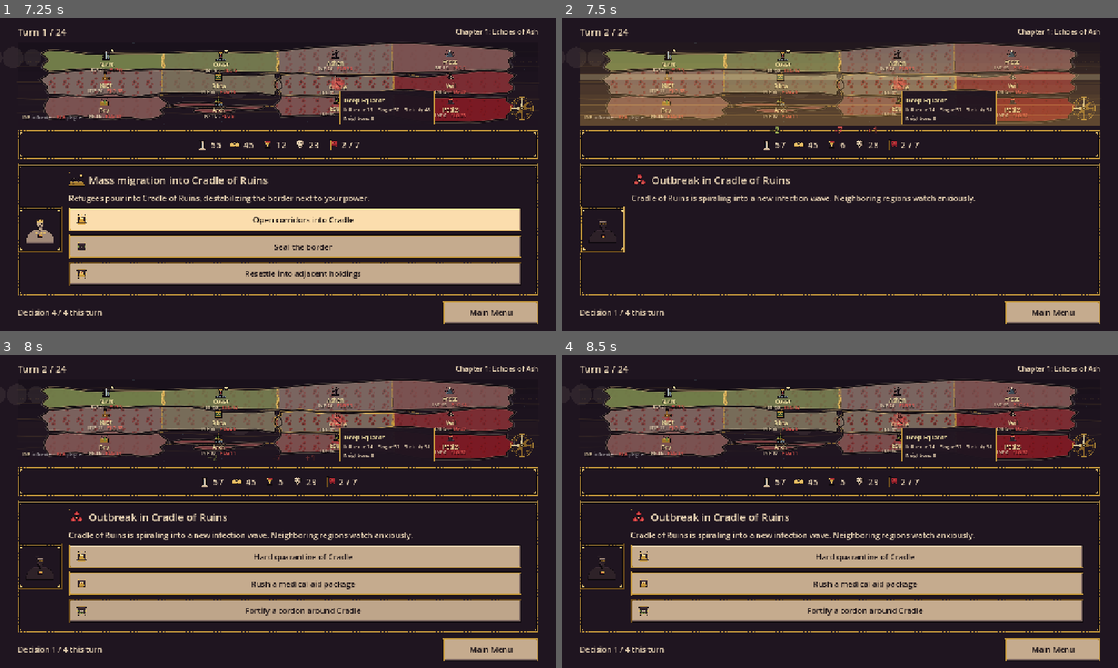
Above: before the commit, frames 1-4 (two rows, left to right).
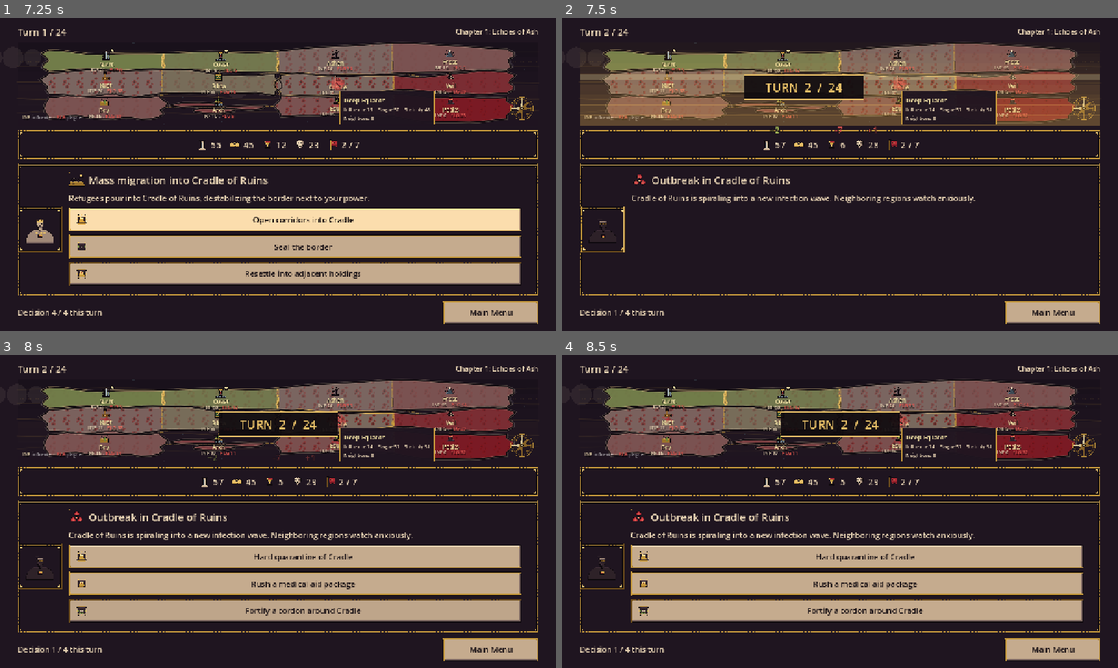
Above: after the commit, the same moments.

Repository: josemarnaiz/civplaguerush
Game: Godot game, scene res://scenes/MainMenu.tscn
The game is run twice, just before and just after one commit, with the same random seed, the same clock (stepped at 60 frames per second) and the same inputs.
Inputs (mouse positions are in pixels of both pictures, inside the frame that each line leads up to):
- Up to frame 1 (7.25 s): click "Start Run" at 0.5 s; tap Enter at 1.25 s; drag from (278, 64) to (333, 105) at 1.27 s; drag from (166, 190) to (250, 237) at 2.02 s; click "Infrastructure push in Silica" at 2.75 s; move the mouse to (333, 105) at 3.52 s; hold D 3.53-4.25 s; tap E at 3.6 s; click "Deploy loyalist cadre" at 4.25 s; drag from (250, 237) to (111, 127) at 5.02 s; click "Open emergency imports" at 5.75 s; move the mouse to (444, 221) at 6.52 s; hold A from 6.53 s (still down); tap G at 6.6 s; tap Space at 6.77 s
- Up to frame 2 (7.5 s): release A at 7.25 s; click "Open corridors into Cradle" at 7.25 s
- Up to frame 3 (8 s): no input
- Up to frame 4 (8.5 s): drag from (673, 464) to (756, 433) at 8.02 s

Frame 1 is identical in both runs. In frame 2, 1.8% of the frame differs, in the area x 32-55%, y 18-27%; in frame 3, 1.5%; in frame 4, 1.5%.

Commit message:
Slide a gold turn ribbon across the screen at the start of each turn
When a new turn begins (from turn 2 onward — the first turn is opened
by the MainMenu transition), a PanelContainer ribbon slides in from the
left edge with "TURN N / M" in 28 pt O4 gold + D0 outline, holds centred
for ~1 s, then exits right. The ribbon parents to the same layer=50
CanvasLayer as the stat floaters so it always sits above the map and
overlay stack, and the tween sequence ends with queue_free to guarantee
no orphaned nodes even across rapid turn advances.

Documented in ART_bible section 9.13.

Made-with: Cursor

Diff:
--- a/scripts/run_scene.gd
+++ b/scripts/run_scene.gd
@@ -142,6 +142,66 @@
 
 	_render_state()
 	_render_current_event()
+	# Show the turn ribbon after the state is rendered so the new turn number
+	# is already on the HUD when the ribbon reads it. Skip on the very first
+	# render (turn 0) because the player just clicked Start Run.
+	if world_simulation.turn_index > 0:
+		_show_turn_ribbon()
+
+
+# Slides a gold ribbon across the top of the screen that reads "Turn N / M",
+# fading out after a beat. Purely decorative — does not block input.
+func _show_turn_ribbon() -> void:
+	var layer: CanvasLayer = _floater_layer
+	if layer == null:
+		layer = CanvasLayer.new()
+		layer.layer = 50
+		add_child(layer)
+		_floater_layer = layer
+
+	var ribbon := PanelContainer.new()
+	ribbon.name = "TurnRibbon"
+	var bg := StyleBoxFlat.new()
+	bg.bg_color = Color(0.059, 0.039, 0.055, 0.92)
+	bg.border_color = Color(0.910, 0.753, 0.407, 1.0)  # O4 gold
+	bg.set_border_width_all(0)
+	bg.border_width_top = 2
+	bg.border_width_bottom = 2
+	bg.content_margin_left = 48
+	bg.content_margin_right = 48
+	bg.content_margin_top = 10
+	bg.content_margin_bottom = 10
+	ribbon.add_theme_stylebox_override("panel", bg)
+
+	var lbl := Label.new()
+	lbl.text = "TURN  %d  /  %d" % [world_simulation.turn_index + 1, world_simulation.turns_total]
+	lbl.add_theme_font_size_override("font_size", 28)
+	lbl.add_theme_color_override("font_color", Color(0.910, 0.753, 0.407, 1.0))
+	lbl.add_theme_color_override("font_outline_color", Color(0.059, 0.039, 0.055, 1.0))
+	lbl.add_theme_constant_override("outline_size", 6)
+	lbl.horizontal_alignment = HORIZONTAL_ALIGNMENT_CENTER
+	ribbon.add_child(lbl)
+
+	layer.add_child(ribbon)
+	# Fit the container to the label.
+	ribbon.force_update_transform()
+	# Position from screen: entry from the left edge, target at horizontal centre
+	# one-fifth down from the top; exit off the right edge.
+	var viewport_size: Vector2 = get_viewport().get_visible_rect().size
+	await get_tree().process_frame
+	var ribbon_size: Vector2 = ribbon.size
+	var target_y: float = viewport_size.y * 0.18
+	ribbon.position = Vector2(-ribbon_size.x, target_y)
+	var centre_x: float = (viewport_size.x - ribbon_size.x) * 0.5
+	var exit_x: float = viewport_size.x + 20.0
+
+	var tw := create_tween()
+	tw.set_trans(Tween.TRANS_CUBIC).set_ease(Tween.EASE_OUT)
+	tw.tween_property(ribbon, "position:x", centre_x, 0.35)
+	tw.tween_interval(1.05)
+	tw.set_trans(Tween.TRANS_CUBIC).set_ease(Tween.EASE_IN)
+	tw.tween_property(ribbon, "position:x", exit_x, 0.35)
+	tw.tween_callback(ribbon.queue_free)
 
 
 func _render_state() -> void:
Not shown, changed: docs/ART_bible.md
